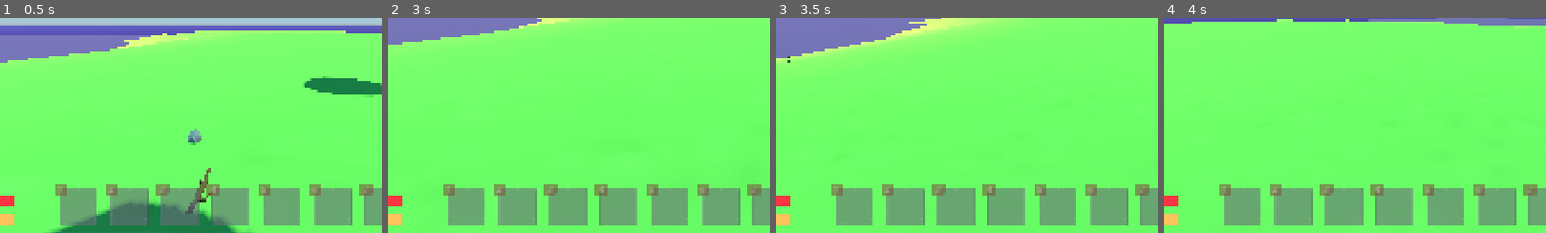
Above: before the commit, frames 1-4 (left to right).
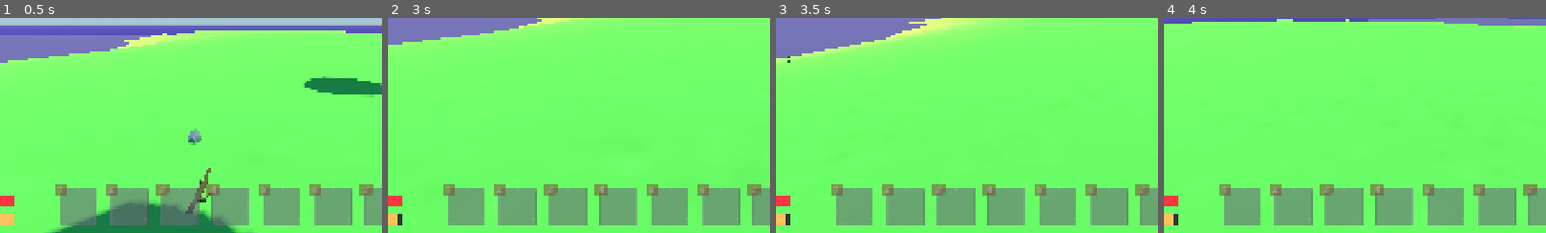
Above: after the commit, the same moments.

Repository: jbotes/AdventureGameGodot
Game: Godot game, scene res://Game/main_game.tscn
Same seed, same stepped clock (60 frames per second), same inputs: the game is played once before the commit and once after it.
Inputs (mouse positions are % of the whole screen's width and height, from its top left):
- Up to frame 1 (0.5 s): no input
- Up to frame 2 (3 s): tap Enter at 0.5 s; move the mouse to (55, 50) at 0.52 s; hold W (move_forward) from 0.53 s (still down); click (55, 50) at 0.6 s; tap Space (jump) at 0.77, 1.52 s; move the mouse to (45, 50) at 1.27 s; tap E (interact) at 1.35 s; click (45, 50) at 1.55 s; move the mouse to (52, 48) at 2.02 s; hold 1 (item_hotkey) 2.03-2.78 s; click (52, 48) at 2.3 s; move the mouse to (49, 52) at 2.77 s; tap Shift (sprint) at 2.85 s
- Up to frame 3 (3.5 s): keep holding W (move_forward); tap Space (jump) at 3.02 s; click (49, 52) at 3.05 s
- Up to frame 4 (4 s): keep holding W (move_forward); move the mouse to (57, 51) at 3.52 s; click (57, 51) at 3.6 s; tap Space (jump) at 3.77 s
The pictures show only the part of the screen within x 13-63%, y 49-99%; the shares and areas given below are measured in that part.

Frame 1 is identical in both runs. In frame 2, less than 0.1% of the frame differs, in the area x 2-4%, y 91-97%; in frame 3, less than 0.1%; in frame 4, less than 0.1%.
Error before the commit: Out of bounds get index '0' (on base: 'Array') (res://Game/managers/equipped_item_manager.gd:20)
Error after the commit: Out of bounds get index '0' (on base: 'Array') (res://Game/managers/equipped_item_manager.gd:21)

Commit message:
JB_20260524_001
eadibles added but doesnt work as you can equip watch 21 again...

Diff:
--- a/src/Game/Configs/item_config.gd
+++ b/src/Game/Configs/item_config.gd
@@ -44,7 +44,8 @@
 	Keys.Plant : "res://Resources/item_resources/plant_resource.tres",
 	Keys.Axe : "res://Resources/item_resources/axe_item_resource.tres",
 	Keys.Rope : "res://Resources/item_resources/rope_resource.tres",
-	Keys.Log : "res://Resources/item_resources/log_item_resource.tres"
+	Keys.Log : "res://Resources/item_resources/log_item_resource.tres",
+	Keys.Mushroom : "res://Resources/item_resources/mushroom_item_resource.tres"
 }
 
 static func get_item_resource(key : Keys) -> ItemResource:
@@ -59,7 +60,8 @@
 	return load(CRAFTING_BLUEPRINT_RESOURCE_PATHS.get(key))
 
 const EQUIPPABLE_ITEM_PATHS := {
-	Keys.Axe : "res://Items/equippables/equippable_axe.tscn"
+	Keys.Axe : "res://Items/equippables/equippable_axe.tscn",
+	Keys.Mushroom : "res://Items/equippables/equippable_mushroom.tscn"
 }
 
 static func get_equippable_item(item_key : Keys) -> PackedScene:
--- a/src/Game/event_system.gd
+++ b/src/Game/event_system.gd
@@ -10,6 +10,7 @@
 signal INV_switch_two_item_indexes
 signal INV_add_item
 signal INV_delete_crafting_blueprint_costs
+signal INV_delete_item_by_index
 
 signal PLA_freeze_player
 signal PLA_unfreeze_player
@@ -22,6 +23,7 @@
 signal EQU_equip_item
 signal EQU_unequip_item
 signal EQU_active_hotbar_slot_updated
+signal EQU_delete_equipped_item
 
 #Spawning signals
 signal SPA_spawn_scene
--- a/src/Game/managers/equipped_item_manager.gd
+++ b/src/Game/managers/equipped_item_manager.gd
@@ -7,6 +7,7 @@
 func _enter_tree() -> void:
 	EventSystem.INV_hotbar_updated.connect(hotbar_updated)
 	EventSystem.EQU_hotkey_pressed.connect(hotbar_pressed)
+	EventSystem.EQU_delete_equipped_item.connect(delete_equipped_item)
 
 func _ready() -> void:
 	EventSystem.EQU_active_hotbar_slot_updated.emit(null)
@@ -29,3 +30,8 @@
 		active_hotbar_slot = null
 		EventSystem.EQU_unequip_item.emit()
 		EventSystem.EQU_active_hotbar_slot_updated.emit(null)
+
+func delete_equipped_item() -> void:
+	EventSystem.INV_delete_item_by_index.emit(active_hotbar_slot, true)
+	EventSystem.EQU_active_hotbar_slot_updated.emit(null)
+	active_hotbar_slot = null
--- a/src/Game/managers/inventory_manager.gd
+++ b/src/Game/managers/inventory_manager.gd
@@ -12,6 +12,7 @@
 	EventSystem.INV_switch_two_item_indexes.connect(switch_two_item_indexes)
 	EventSystem.INV_add_item.connect(add_item)
 	EventSystem.INV_delete_crafting_blueprint_costs.connect(delete_crafting_blueprint_costs)
+	EventSystem.INV_delete_item_by_index.connect(delete_item_by_index)
 
 func _ready() -> void:
 	inventory.resize(INVENTORY_SIZE)
@@ -70,3 +71,11 @@
 		return
 
 	inventory[inventory.rfind(item_key)] = null #this gets rid of the last number of an array
+
+func delete_item_by_index(index : int, is_in_hotbar : bool) -> void:
+	if is_in_hotbar:
+		hotbar[index] = null
+		send_hotbar()
+	else:
+		inventory[index] = null
+		send_inventory()
--- /dev/null
+++ b/src/Items/Iteractables/pickuppable_mushroom.tscn
@@ -0,0 +1,23 @@
+[gd_scene load_steps=4 format=3 uid="uid://r0wbnovjbl73"]
+
+[ext_resource type="Script" uid="uid://437d7t6wt50r" path="res://Items/Iteractables/pickupable.gd" id="1_7uqoi"]
+[ext_resource type="PackedScene" uid="uid://cdejw056yau8a" path="res://Assets/meshes/mushroom.tscn" id="2_7uqoi"]
+
+[sub_resource type="SphereShape3D" id="SphereShape3D_qtbuh"]
+radius = 0.16652581
+
+[node name="PickuppableMushroom" type="Node3D"]
+
+[node name="Pickuppable" type="Area3D" parent="."]
+collision_layer = 4
+collision_mask = 0
+script = ExtResource("1_7uqoi")
+item_key = 3
+prompt = "pick up the shroom bro!"
+metadata/_custom_type_script = "uid://437d7t6wt50r"
+
+[node name="CollisionShape3D" type="CollisionShape3D" parent="Pickuppable"]
+transform = Transform3D(0.86, 0, 0, 0, 0.859949, 0.009365953, 0, -0.009365953, 0.859949, 0, 0.08946264, 0)
+shape = SubResource("SphereShape3D_qtbuh")
+
+[node name="Mushroom" parent="." instance=ExtResource("2_7uqoi")]
--- /dev/null
+++ b/src/Items/equippables/equippable_consumable_template.gd
@@ -0,0 +1,12 @@
+extends EquippableItem
+class_name EquippableConsumable
+
+var consumable_item_resource : ConsumableItemResource
+
+func consume() -> void:
+	EventSystem.PLA_change_health.emit(consumable_item_resource.health_change)
+	EventSystem.PLA_change_energy.emit(consumable_item_resource.energy_change)
+	EventSystem.EQU_delete_equipped_item.emit()
+
+func destroy_self() -> void:
+	EventSystem.EQU_unequip_item.emit()
--- /dev/null
+++ b/src/Items/equippables/equippable_consumable_template.tscn
@@ -0,0 +1,7 @@
+[gd_scene load_steps=3 format=3 uid="uid://bvlamxr7fy5fp"]
+
+[ext_resource type="PackedScene" uid="uid://btyyi455tujly" path="res://Items/equippables/equippable_item_template.tscn" id="1_n3gcb"]
+[ext_resource type="Script" uid="uid://c1ghiijaypn0o" path="res://Items/equippables/equippable_consumable_template.gd" id="2_wqbxd"]
+
+[node name="EquippableConsumableTemplate" instance=ExtResource("1_n3gcb")]
+script = ExtResource("2_wqbxd")
--- /dev/null
+++ b/src/Items/equippables/equippable_mushroom.tscn
@@ -0,0 +1,116 @@
+[gd_scene load_steps=6 format=3 uid="uid://okk3hfigktkp"]
+
+[ext_resource type="PackedScene" uid="uid://bvlamxr7fy5fp" path="res://Items/equippables/equippable_consumable_template.tscn" id="1_w7lot"]
+[ext_resource type="PackedScene" uid="uid://cdejw056yau8a" path="res://Assets/meshes/mushroom.tscn" id="2_64g0f"]
+
+[sub_resource type="Animation" id="Animation_tgmb0"]
+resource_name = "use_item"
+length = 0.9
+tracks/0/type = "value"
+tracks/0/imported = false
+tracks/0/enabled = true
+tracks/0/path = NodePath("MeshHolder/Mushroom:position")
+tracks/0/interp = 1
+tracks/0/loop_wrap = true
+tracks/0/keys = {
+"times": PackedFloat32Array(0, 0.40245593),
+"transitions": PackedFloat32Array(1, 1),
+"update": 0,
+"values": [Vector3(0.16, -0.26, -0.29), Vector3(0.04, -0.32, -0.27)]
+}
+tracks/1/type = "value"
+tracks/1/imported = false
+tracks/1/enabled = true
+tracks/1/path = NodePath("MeshHolder/Mushroom:rotation")
+tracks/1/interp = 1
+tracks/1/loop_wrap = true
+tracks/1/keys = {
+"times": PackedFloat32Array(0, 0.40245593),
+"transitions": PackedFloat32Array(1, 1),
+"update": 0,
+"values": [Vector3(0, 0, 0), Vector3(0.17453292, 0.2617994, 0.2617994)]
+}
+tracks/2/type = "value"
+tracks/2/imported = false
+tracks/2/enabled = true
+tracks/2/path = NodePath("MeshHolder/Mushroom:scale")
+tracks/2/interp = 1
+tracks/2/loop_wrap = true
+tracks/2/keys = {
+"times": PackedFloat32Array(0, 0.50098825, 0.9),
+"transitions": PackedFloat32Array(1, 1, 1),
+"update": 0,
+"values": [Vector3(1, 1, 1), Vector3(1, 1, 1), Vector3(0.01, 0.01, 0.01)]
+}
+tracks/3/type = "method"
+tracks/3/imported = false
+tracks/3/enabled = true
+tracks/3/path = NodePath(".")
+tracks/3/interp = 1
+tracks/3/loop_wrap = true
+tracks/3/keys = {
+"times": PackedFloat32Array(0.5, 0.9),
+"transitions": PackedFloat32Array(1, 1),
+"values": [{
+"args": [],
+"method": &"consume"
+}, {
+"args": [],
+"method": &"destroy_self"
+}]
+}
+
+[sub_resource type="Animation" id="Animation_b762h"]
+length = 0.001
+tracks/0/type = "value"
+tracks/0/imported = false
+tracks/0/enabled = true
+tracks/0/path = NodePath("MeshHolder/Mushroom:position")
+tracks/0/interp = 1
+tracks/0/loop_wrap = true
+tracks/0/keys = {
+"times": PackedFloat32Array(0),
+"transitions": PackedFloat32Array(1),
+"update": 0,
+"values": [Vector3(0.16, -0.26, -0.29)]
+}
+tracks/1/type = "value"
+tracks/1/imported = false
+tracks/1/enabled = true
+tracks/1/path = NodePath("MeshHolder/Mushroom:rotation")
+tracks/1/interp = 1
+tracks/1/loop_wrap = true
+tracks/1/keys = {
+"times": PackedFloat32Array(0),
+"transitions": PackedFloat32Array(1),
+"update": 0,
+"values": [Vector3(0, 0, 0)]
+}
+tracks/2/type = "value"
+tracks/2/imported = false
+tracks/2/enabled = true
+tracks/2/path = NodePath("MeshHolder/Mushroom:scale")
+tracks/2/interp = 1
+tracks/2/loop_wrap = true
+tracks/2/keys = {
+"times": PackedFloat32Array(0),
+"transitions": PackedFloat32Array(1),
+"update": 0,
+"values": [Vector3(1, 1, 1)]
+}
+
+[sub_resource type="AnimationLibrary" id="AnimationLibrary_trw7j"]
+_data = {
+&"RESET": SubResource("Animation_b762h"),
+&"use_item": SubResource("Animation_tgmb0")
+}
+
+[node name="EquippableMushroom" instance=ExtResource("1_w7lot")]
+
+[node name="AnimationPlayer" parent="." index="0"]
+libraries = {
+&"": SubResource("AnimationLibrary_trw7j")
+}
+
+[node name="Mushroom" parent="MeshHolder" index="0" instance=ExtResource("2_64g0f")]
+transform = Transform3D(1, 0, 0, 0, 1, 0, 0, 0, 1, 0.16, -0.26, -0.29)
--- /dev/null
+++ b/src/Resources/item_resources/consumable_item_resource.gd
@@ -0,0 +1,5 @@
+extends ItemResource
+class_name ConsumableItemResource
+
+@export var health_change := 15.0
+@export var energy_change := 15.0
--- /dev/null
+++ b/src/Resources/item_resources/mushroom_item_resource.tres
@@ -0,0 +1,13 @@
+[gd_resource type="Resource" script_class="ConsumableItemResource" load_steps=3 format=3 uid="uid://cxtp7dk5lksa4"]
+
+[ext_resource type="Texture2D" uid="uid://dkfwyb447cfdd" path="res://Assets/textures/item_icons/mushroom.png" id="1_fpvuk"]
+[ext_resource type="Script" uid="uid://dc1vdth5t0wwv" path="res://Resources/item_resources/consumable_item_resource.gd" id="1_vjuh2"]
+
+[resource]
+script = ExtResource("1_vjuh2")
+health_change = -5.0
+item_key = 3
+display_name = "Mushroom"
+icon = ExtResource("1_fpvuk")
+description = "n freaky shroom"
+metadata/_custom_type_script = "uid://dc1vdth5t0wwv"
--- a/src/Stages/island.tscn
+++ b/src/Stages/island.tscn
@@ -8,6 +8,7 @@
 [ext_resource type="PackedScene" uid="uid://bqdl6nwqycyj" path="res://Items/Iteractables/pickuppable_plant.tscn" id="7_8lcsj"]
 [ext_resource type="PackedScene" uid="uid://cqulxvmfqe21e" path="res://Game/managers/spawner.tscn" id="8_dt106"]
 [ext_resource type="PackedScene" uid="uid://cv0hx4m0d5q36" path="res://objects/hittable_objects/hittable_tree.tscn" id="8_ld765"]
+[ext_resource type="PackedScene" uid="uid://r0wbnovjbl73" path="res://Items/Iteractables/pickuppable_mushroom.tscn" id="9_ld765"]
 
 [sub_resource type="ConcavePolygonShape3D" id="ConcavePolygonShape3D_o2gyw"]
 data = PackedVector3Array(142.68019, -5, -142.6848, 150, -5, -150, 150, -5, -142.6848, 142.68019, -5, -142.6848, 142.68 …(246236 unchanged characters)…
@@ -93,3 +94,9 @@
 
 [node name="HittableTree3" parent="." instance=ExtResource("8_ld765")]
 transform = Transform3D(1, 0, 0, 0, 1, 0, 0, 0, 1, 2.4650779, 0, -5.7203765)
+
+[node name="PickuppableMushroom" parent="." instance=ExtResource("9_ld765")]
+transform = Transform3D(1, 0, 0, 0, 1, 0, 0, 0, 1, 1.0570632, 0, 0)
+
+[node name="PickuppableMushroom2" parent="." instance=ExtResource("9_ld765")]
+transform = Transform3D(1, 0, 0, 0, 1, 0, 0, 0, 1, 1.6199626, 0, 0)
--- a/src/actors/player/equippable_item_holder.gd
+++ b/src/actors/player/equippable_item_holder.gd
@@ -21,6 +21,9 @@
 	if item_scene is EquippableWeapon:
 		item_scene.weapon_item_resource = ItemConfig.get_item_resource(item_key)
 
+	elif item_scene is EquippableConsumable:
+		item_scene.consumable_item_resource = ItemConfig.get_item_resource(item_key)
+
 	add_child(item_scene)
 	current_item_scene = item_scene
 
--- a/src/actors/player/player.gd
+++ b/src/actors/player/player.gd
@@ -5,7 +5,7 @@
 @export var jump_velocity := 4.0
 @export var gravity := 0.2
 @export var mouse_sensitivity := 0.005
-@export var walking_energy_change_per_1m := -0.05
+@export var walking_energy_change_per_1m := -0.5
 
 @onready var head: Node3D = $Head
 @onready var interaction_ray_cast : RayCast3D = $Head/InteractionRayCast
Not shown, added: src/Items/equippables/equippable_consumable_template.gd.uid
Not shown, added: src/Resources/item_resources/consumable_item_resource.gd.uid
Not shown: 1 places in src/Stages/island.tscn that only renumber resources
